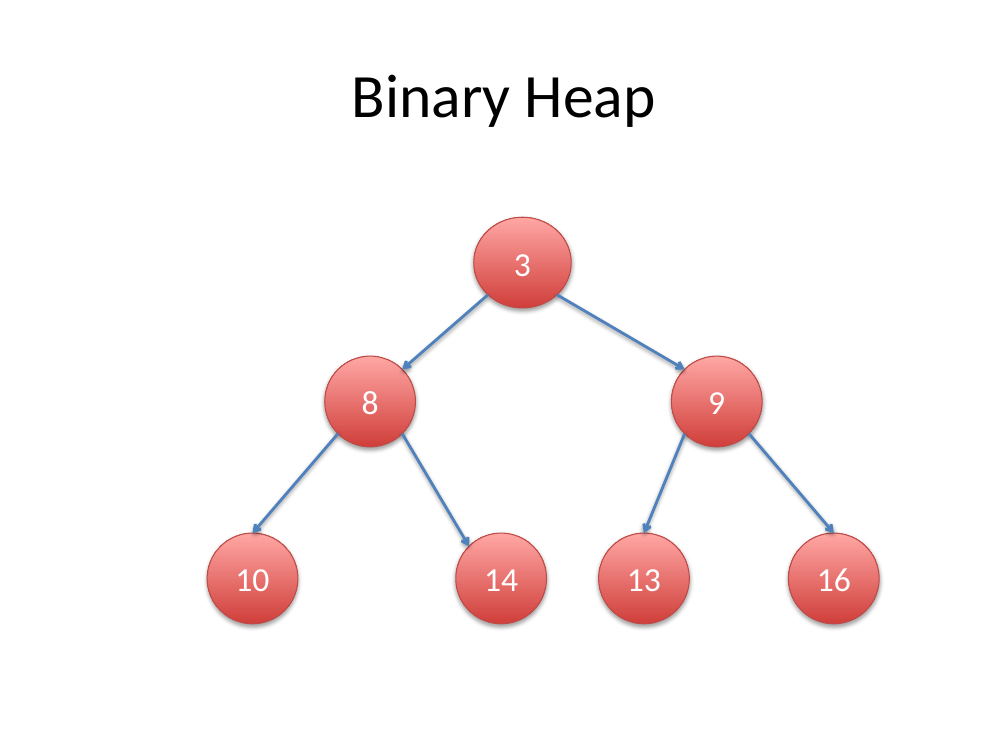
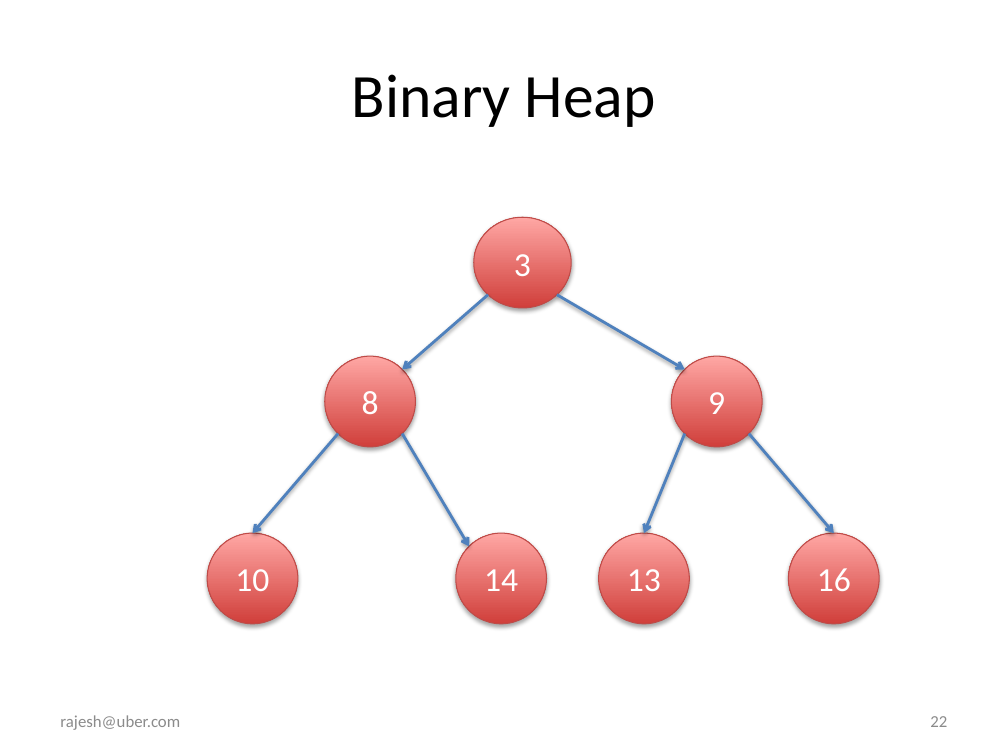
Before and after one commit to rajeshcs/jstalk, a slide deck: slide 22 of JavascriptDS.pptx (slide 20 before the commit). Drawn at 1008x756 pixels with LibreOffice and Linux fonts; fonts in the diff are those of the drawing. Boxes give left, top, right and bottom in pixels: in the first picture for what was removed or moved away, otherwise in the second. Text is boxed around its words. In the diff, an @@ line names an element or a change of style, - is before the commit and + after.

```diff
--- a/JavascriptDS.pptx
+++ b/JavascriptDS.pptx
@@ text added at box(60, 715, 180, 730), 12 pt, text #8C8C8C @@
+rajesh@uber.com
@@ page number added at box(930, 716, 947, 727), 12 pt, text #8C8C8C @@
+22
```
Also in this commit, not shown: 31 other slides changed, 5 slides added, 1 slide removed.
